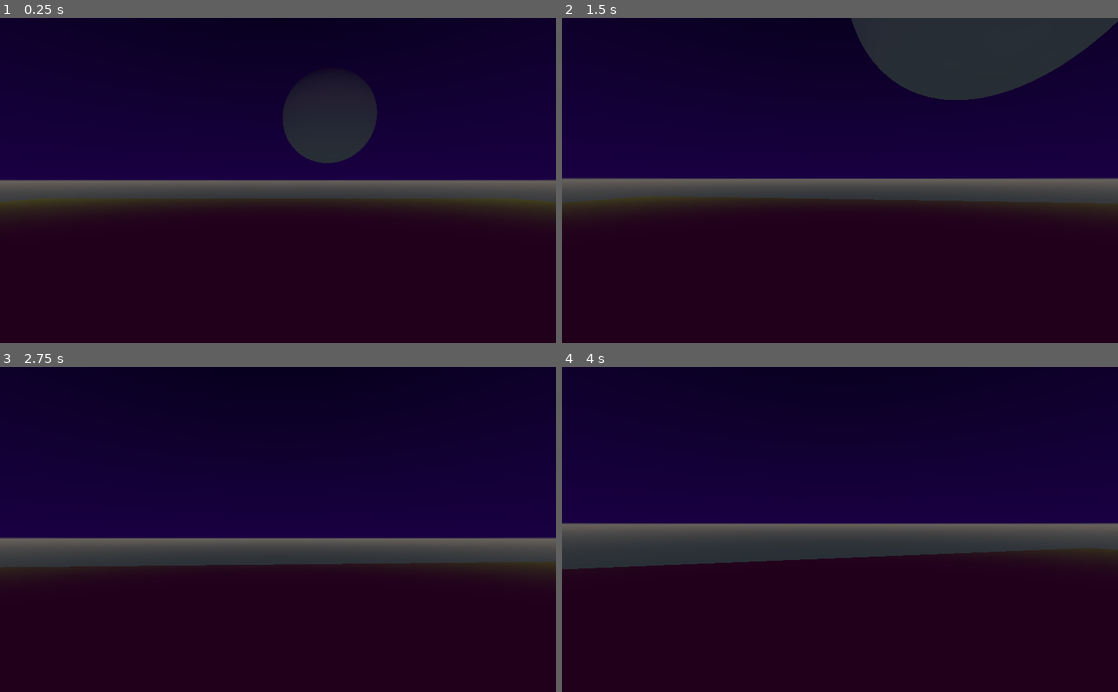
Above: before the commit, frames 1-4 (two rows, left to right).
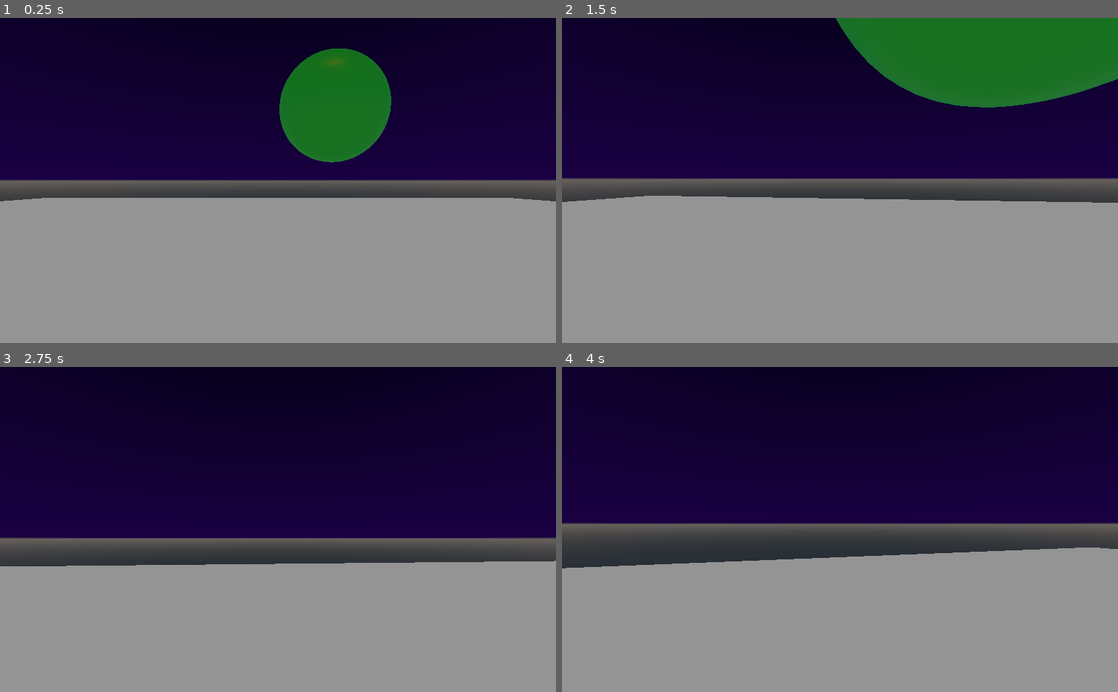
Above: after the commit, the same moments.

Repository: ArcadeCookie/CC5408
Game: Godot game, scene res://Scenes/GameScenes/Spatial.tscn
Two runs of this game, one before a commit and one after it. Both use one fixed random seed, a clock stepped at 60 frames per second and the inputs below.
Inputs (mouse positions are in pixels of both pictures, inside the frame that each line leads up to):
- Up to frame 1 (0.25 s): no input
- Up to frame 2 (1.5 s): move the mouse to (867, 180) at 0.52 s; hold W (move_forward) from 0.53 s (still down); tap Space (sprint) at 0.6 s; move the mouse to (812, 180) at 1.27 s; tap Shift (crouch) at 1.35 s
- Up to frame 3 (2.75 s): keep holding W (move_forward); tap Space (sprint) at 1.55, 2.1 s; move the mouse to (289, 523) at 2.02 s
- Up to frame 4 (4 s): keep holding W (move_forward); move the mouse to (834, 536) at 2.77 s; tap Space (sprint) at 2.85, 3.8 s; move the mouse to (878, 532) at 3.52 s; tap Shift (crouch) at 3.6 s

The runs differ from the first frame. In frame 1, 50% of the frame differs, in the area x 0-100%, y 9-100%; in frame 2, 55%, in the area x 0-100%, y 0-100%; in frame 3, 39%; in frame 4, 41%.

Commit message:
Cosillas
agregué código para cuando la cámara está cerca de un objeto interactuable tenga highlight, se hacen de forma dinamica con el código en Grabable

Diff:
--- a/newGameTest/Scenes/Entities/Player.tscn
+++ b/newGameTest/Scenes/Entities/Player.tscn
@@ -1,10 +1,11 @@
-[gd_scene load_steps=3 format=2]
+[gd_scene load_steps=4 format=2]
 
 [ext_resource path="res://Scripts/Entities/player.gd" type="Script" id=1]
+[ext_resource path="res://Scripts/Entities/raycast.gd" type="Script" id=2]
 
 [sub_resource type="CapsuleShape" id=1]
 margin = 0.001
-radius = 0.3
+radius = 0.25
 height = 1.5
 
 [node name="KinematicBody" type="KinematicBody"]
@@ -17,3 +18,9 @@
 
 [node name="Camera" type="Camera" parent="."]
 transform = Transform( -1, 0, -3.25841e-07, 0, 1, 0, 3.25841e-07, 0, -1, 0, 0.803317, 0 )
+
+[node name="RayCast" type="RayCast" parent="Camera"]
+transform = Transform( 1, 0, 0, 0, -3.25841e-07, -1, 0, 2, -1.62921e-07, 0, 0, 0 )
+enabled = true
+collide_with_areas = true
+script = ExtResource( 2 )
--- a/newGameTest/Scenes/GameScenes/Spatial.tscn
+++ b/newGameTest/Scenes/GameScenes/Spatial.tscn
@@ -1,7 +1,9 @@
-[gd_scene load_steps=13 format=2]
+[gd_scene load_steps=15 format=2]
 
 [ext_resource path="res://Scenes/Entities/Player.tscn" type="PackedScene" id=1]
+[ext_resource path="res://Scripts/Entities/EventManager.gd" type="Script" id=2]
 [ext_resource path="res://Scenes/Map/Mapa.tscn" type="PackedScene" id=3]
+[ext_resource path="res://Scripts/Objects/Grabable.gd" type="Script" id=4]
 
 [sub_resource type="ProceduralSky" id=1]
 sky_top_color = Color( 0, 0, 0, 1 )
@@ -9,16 +11,21 @@
 sky_curve = 0.372695
 sun_color = Color( 1, 0, 0, 1 )
 sun_latitude = 80.0
-sun_curve = 0.0542379
+sun_curve = 0.0300904
+sun_energy = 2.0
 
 [sub_resource type="Environment" id=2]
 background_mode = 2
 background_sky = SubResource( 1 )
-ambient_light_color = Color( 0.8, 0.670588, 0.670588, 1 )
+ambient_light_color = Color( 1, 1, 1, 1 )
+ambient_light_energy = 0.3
+ambient_light_sky_contribution = 0.0
 fog_enabled = true
 fog_color = Color( 0.52549, 0.580392, 0.117647, 1 )
 fog_sun_color = Color( 0.160784, 0.690196, 0.0980392, 1 )
-fog_sun_amount = 1.0
+fog_sun_amount = 0.95
+glow_intensity = 4.09
+glow_strength = 0.78
 
 [sub_resource type="PhysicsMaterial" id=3]
 bounce = 0.99
@@ -36,7 +43,10 @@
 
 [sub_resource type="SphereMesh" id=8]
 
-[sub_resource type="ShaderMaterial" id=9]
+[sub_resource type="SpatialMaterial" id=9]
+albedo_color = Color( 0.14902, 0.760784, 0.2, 1 )
+metallic_specular = 1.0
+roughness = 0.29
 
 [sub_resource type="SphereShape" id=10]
 
@@ -59,9 +69,12 @@
 [node name="CollisionShape" type="CollisionShape" parent="StaticBody"]
 shape = SubResource( 6 )
 
-[node name="RigidBody" type="RigidBody" parent="."]
-transform = Transform( 1, 0, 0, 0, 1, 0, 0, 0, 1, -1.10062, 3.52666, 5.12632 )
+[node name="RigidBody" type="RigidBody" parent="." groups=[
+"grabable",
+]]
+transform = Transform( 1, 0, 0, 0, 1, 0, 0, 0, 1, -1.02545, 3.44062, 4.38681 )
 physics_material_override = SubResource( 7 )
+script = ExtResource( 4 )
 
 [node name="MeshInstance" type="MeshInstance" parent="RigidBody"]
 mesh = SubResource( 8 )
@@ -70,5 +83,22 @@
 [node name="CollisionShape" type="CollisionShape" parent="RigidBody"]
 shape = SubResource( 10 )
 
+[node name="RigidBody2" type="RigidBody" parent="." groups=[
+"grabable",
+]]
+transform = Transform( 1, 0, 0, 0, 1, 0, 0, 0, 1, 28.2329, 1.46127, 0.676518 )
+physics_material_override = SubResource( 7 )
+script = ExtResource( 4 )
+
+[node name="MeshInstance" type="MeshInstance" parent="RigidBody2"]
+mesh = SubResource( 8 )
+material/0 = SubResource( 9 )
+
+[node name="CollisionShape" type="CollisionShape" parent="RigidBody2"]
+shape = SubResource( 10 )
+
 [node name="Mapa" parent="." instance=ExtResource( 3 )]
 transform = Transform( 1, 0, 0, 0, 1, 0, 0, 0, 1, 27, 0, 0 )
+
+[node name="EventManager" type="Node" parent="."]
+script = ExtResource( 2 )
--- a/newGameTest/Scenes/Map/Mapa.tscn
+++ b/newGameTest/Scenes/Map/Mapa.tscn
@@ -306,7 +306,7 @@
 
 [node name="SpotLight" type="SpotLight" parent="LuzPasillo"]
 transform = Transform( 1, 0, 0, 0, -1.62921e-07, 1, 0, -1, -1.62921e-07, 0, 3.46063, 0 )
-spot_range = 4.48379
+spot_range = 8.0
 spot_angle = 28.34
 
 [node name="Laboratorio" type="StaticBody" parent="."]
--- /dev/null
+++ b/newGameTest/Scripts/Entities/EventManager.gd
@@ -0,0 +1 @@
+extends Node
--- a/newGameTest/Scripts/Entities/player.gd
+++ b/newGameTest/Scripts/Entities/player.gd
@@ -1,27 +1,34 @@
 extends KinematicBody
 
+# child nodes references
 onready var camera = get_node("Camera")
 
+# enviroment variables
+var gravity = -9.8
+
+# entity variables
+var mouse_sensitivity = 0.2
 var speed = 3
-var gravity = -9.8
-var mouse_sensitivity = 0.2
-var sprinting = false
 var sprinting_speed = 10
-
-# amount of stamina, expresed in seconds
 var stamina = 3
 var max_stamina = 3
-var resting = true
 var rest_timer = 0
 var rest_time_threshold = 2
+var rest_factor = 0.5
 
+var sprinting = false
+var resting = true
 var crouching = false
 
 var direction = Vector3()
 var velocity = Vector3()
 
+
+# This functions holds mouse coursor in the middle
 func _ready():
 	Input.set_mouse_mode(Input.MOUSE_MODE_CAPTURED)
+	Input.set_default_cursor_shape(3)
+
 
 # This standard function manages events
 # V0.0.1: its managing mouse rotation
@@ -60,6 +67,7 @@
 	cam_direction = cam_direction.normalized()
 	return cam_direction
 
+
 # Standard function that executes fixed amount of times per frame
 # :param delta: float time since last frame
 # :return null:
@@ -68,7 +76,6 @@
 
 	# gravity force
 	velocity.y += gravity * delta
-	print (stamina)
 	# instant velocity to desired direction
 	if sprinting:
 		objective_velocity = get_input() * sprinting_speed
@@ -77,11 +84,12 @@
 			sprinting = false
 	else:
 		objective_velocity = get_input() * speed
-		rest_timer += delta
 		if resting:
-			stamina = clamp(stamina + delta/2, 0, max_stamina)
-		elif rest_timer >= 3:
+			stamina = clamp(stamina + delta * rest_factor, 0, max_stamina)
+		elif rest_timer >= rest_time_threshold:
 			resting = true
+		else:
+			rest_timer += delta
 
 	velocity.x = objective_velocity.x
 	velocity.z = objective_velocity.z
--- /dev/null
+++ b/newGameTest/Scripts/Entities/raycast.gd
@@ -0,0 +1,10 @@
+extends RayCast
+
+func _ready():
+	set_process(true)
+
+func _process(delta):
+	if is_colliding():
+		var obj = get_collider()
+		if obj.is_in_group("grabable"):
+			obj.entered()
--- /dev/null
+++ b/newGameTest/Scripts/Objects/Grabable.gd
@@ -0,0 +1,46 @@
+extends RigidBody
+
+# entity variables
+var interaction_timer = 0
+var interaction_threshold = 0.5
+
+var interaction_available = false
+
+var availability_timer
+var highlight
+
+func _ready():
+	highlight = MeshInstance.new()
+	add_child(highlight)
+	var mesh = SphereMesh.new()
+	mesh.flip_faces = true
+	var mat = SpatialMaterial.new()
+	mat.albedo_color = Color(1,1,0,0.6)
+	mat.flags_transparent = true
+	mat.flags_unshaded = true
+
+	highlight.scale *= 1.1
+	highlight.mesh = mesh
+	highlight.material_override = mat
+	highlight.visible = false
+
+	availability_timer = Timer.new()
+	availability_timer.connect("timeout",self,"_on_timer_timeout")
+	add_child(availability_timer)
+	availability_timer.set_wait_time(0.1)
+
+
+func _on_timer_timeout():
+	exited()
+
+
+func entered():
+	highlight.visible = true
+	interaction_available = true
+	availability_timer.start()
+
+
+func exited():
+	highlight.visible = false
+	interaction_available = false
+	availability_timer.stop()
